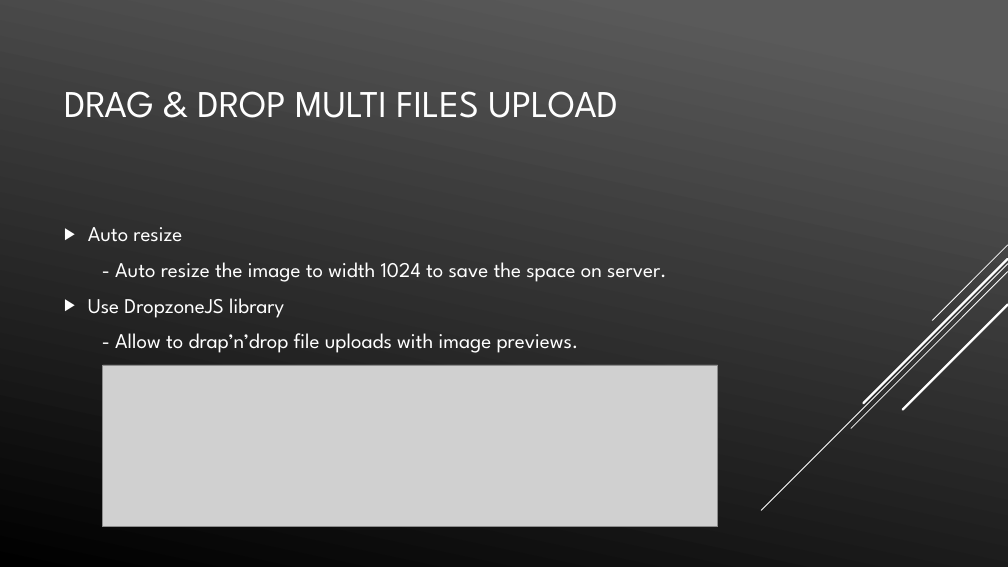
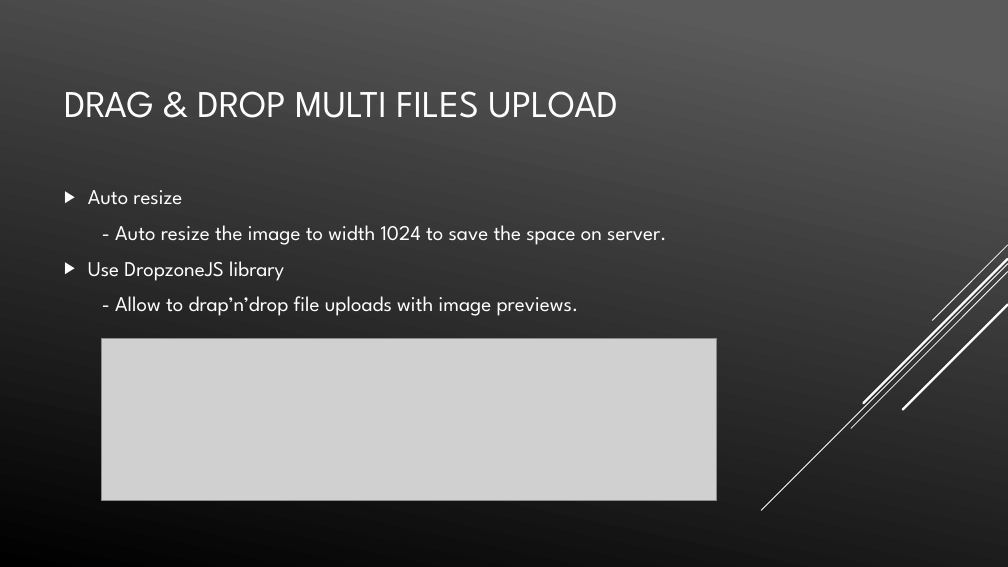
Before and after one commit to vdc1703/COMP5130F2018, a slide deck: slide 10 of Final-Powerpoint/Final.pptx (slide 8 before the commit). Drawn at 1008x567 pixels with LibreOffice and Linux fonts; fonts in the diff are those of the drawing; grey boxes stand for pictures. Boxes give left, top, right and bottom in pixels: in the first picture for what was removed or moved away, otherwise in the second. Text is boxed around its words. In the diff, an @@ line names an element or a change of style, - is before the commit and + after.

```diff
--- a/Final-Powerpoint/Final.pptx
+++ b/Final-Powerpoint/Final.pptx
@@ text "Auto resize": place and size @@
-text "Auto resize" at (88,227,667,353)
+text "Auto resize" at (88,190,667,316)
@@ picture: place and size @@
-picture at (103,365,718,527)
+picture at (102,339,718,501)
```
Also in this commit, not shown: 7 other slides changed, 1 slide added.
